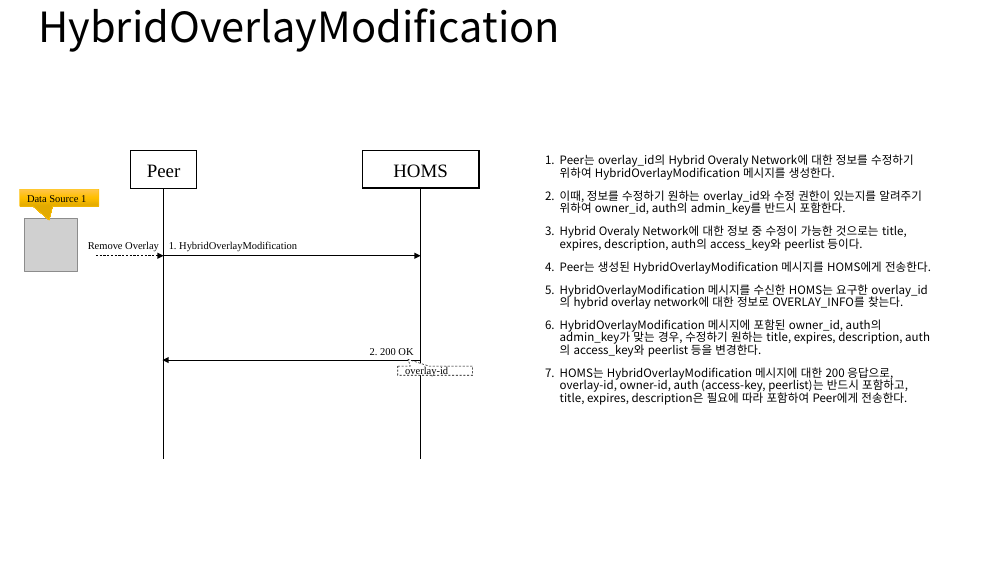
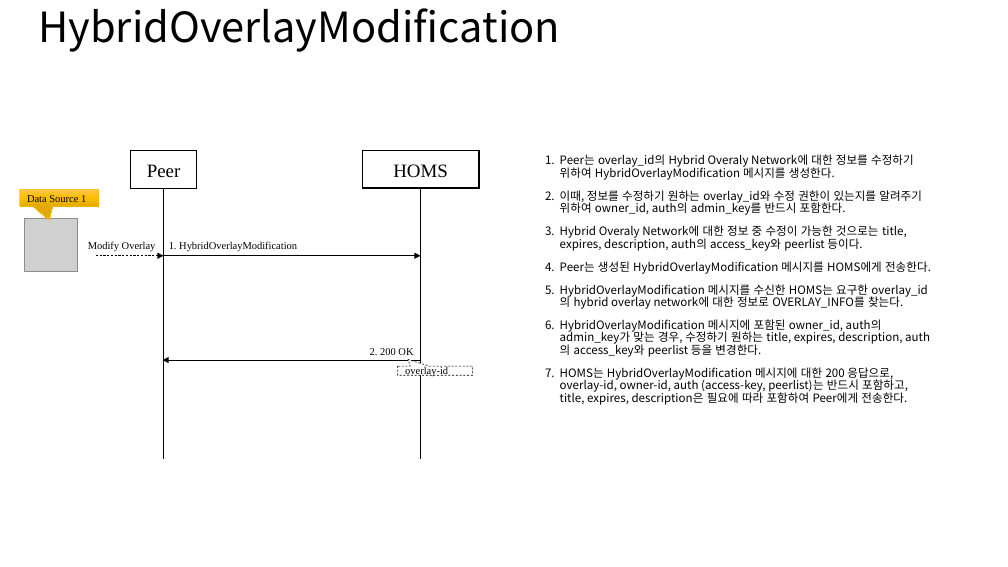
Before and after one commit to ITU-T-SG11-Q8/Q.4102, a slide deck: slide 19 of docs/HP2P-동작절차-191210.pptx. Drawn at 1008x567 pixels with LibreOffice and Linux fonts; fonts in the diff are those of the drawing; grey boxes stand for pictures. Boxes give left, top, right and bottom in pixels: in the first picture for what was removed or moved away, otherwise in the second. Text is boxed around its words. In the diff, an @@ line names an element or a change of style, - is before the commit and + after.

Commit message:
minor

```diff
--- a/docs/HP2P-동작절차-191210.pptx
+++ b/docs/HP2P-동작절차-191210.pptx
@@ text at [88, 241, 156, 252]: text changed @@
-Remove Overlay
+Modify Overlay
```
